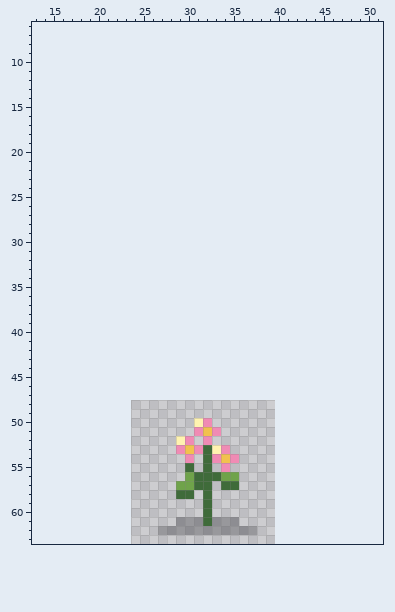
File history of a pixel-art file, game/pixel-plants/zi-wei.aseprite. The picture above was drawn from the file before the commit.
16x16 pixels, 1 frame. Shown: x 13..51, y 6..63. The old version is drawn lined up with the new one, on the new canvas.
Now the later version:
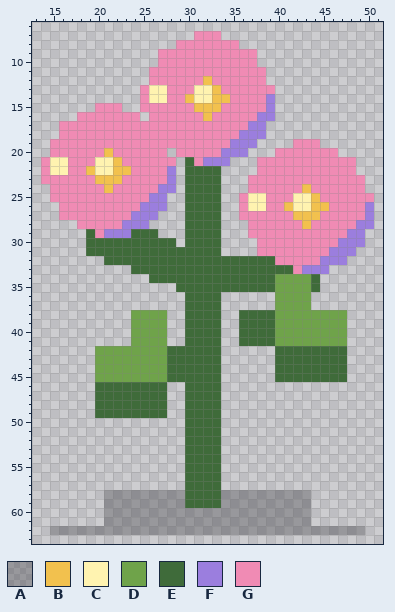
Palette (. is transparent): A #1a1a204c  B #f2c14e  C #fff3b0  D #6fa34a  E #3f6b3a  F #9b7ede  G #f08bb4
Edits made:
canvas 16x16 -> 64x64, the old top-left corner now at 24,48
@@ x 13..51 @@
  6 .......................................
- 7 .......................................
- 8 .......................................
- 9 .......................................
-10 .......................................
-11 .......................................
-12 .......................................
-13 .......................................
-14 .......................................
-15 .......................................
-16 .......................................
-17 .......................................
-18 .......................................
-19 .......................................
-20 .......................................
-21 .......................................
-22 .......................................
-23 .......................................
-24 .......................................
-25 .......................................
-26 .......................................
-27 .......................................
-28 .......................................
-29 .......................................
-30 .......................................
-31 .......................................
-32 .......................................
-33 .......................................
-34 .......................................
-35 .......................................
-36 .......................................
-37 .......................................
-38 .......................................
-39 .......................................
-40 .......................................
-41 .......................................
-42 .......................................
-43 .......................................
-44 .......................................
-45 .......................................
-46 .......................................
-47 .......................................
-48 .......................................
-49 .......................................
-50 ..................CG...................
-51 ..................GBG..................
-52 ................CG.G...................
-53 ................GBGECG.................
-54 .................G.EGBG................
-55 .................E.E.G.................
-56 .................DEEEDD................
-57 ................DDEE.EE................
-58 ................EE.E...................
-59 ...................E...................
-60 ...................E...................
-61 ................AAAEAAA................
-62 ..............AAAAAAAAAAA..............
+ 7 ..................GGG..................
+ 8 ................GGGGGGG................
+ 9 ..............GGGGGGGGGGG..............
+10 ..............GGGGGGGGGGG..............
+11 .............GGGGGGGGGGGGG.............
+12 .............GGGGGGBGGGGGG.............
+13 ............GCCGGGCCBGGGGGG............
+14 ............GCCGGBCCBBGGGGF............
+15 .......GGG..GGGGGGBBBGGGGGF............
+16 .....GGGGGGG.GGGGGGBGGGGGFF............
+17 ...GGGGGGGGGGGGGGGGGGGGGFF.............
+18 ...GGGGGGGGGGGGGGGGGGGGFFF.............
+19 ..GGGGGGGGGGGGGGGGGGGGFFF....GGG.......
+20 ..GGGGGGBGGGGGG.GGGGGFFF...GGGGGGG.....
+21 .GCCGGGCCBGGGGGG.EGFFF...GGGGGGGGGGG...
+22 .GCCGGBCCBBGGGGF.EEEE....GGGGGGGGGGG...
+23 .GGGGGGBBBGGGGGF.EEEE...GGGGGGGGGGGGG..
+24 ..GGGGGGBGGGGGFF.EEEE...GGGGGGBGGGGGG..
+25 ..GGGGGGGGGGGFF..EEEE..GCCGGGCCBGGGGGG.
+26 ...GGGGGGGGGFFF..EEEE..GCCGGBCCBBGGGGF.
+27 ...GGGGGGGGFFF...EEEE..GGGGGGBBBGGGGGF.
+28 .....GGGGGFFF....EEEE...GGGGGGBGGGGGFF.
+29 ......EGFFFEEE...EEEE...GGGGGGGGGGGFF..
+30 ......EEEEEEEEEE.EEEE....GGGGGGGGGFFF..
+31 ......EEEEEEEEEEEEEEE....GGGGGGGGFFF...
+32 ........EEEEEEEEEEEEEEEEEEEGGGGGFFF....
+33 ...........EEEEEEEEEEEEEEEEEEGFFF......
+34 .............EEEEEEEEEEEEEEDDDDE.......
+35 ................EEEEEEEEEEEDDDDE.......
+36 .................EEEE......DDDD........
+37 .................EEEE......DDDD........
+38 ...........DDDD..EEEE..EEEEDDDDDDDD....
+39 ...........DDDD..EEEE..EEEEDDDDDDDD....
+40 ...........DDDD..EEEE..EEEEDDDDDDDD....
+41 ...........DDDD..EEEE..EEEEDDDDDDDD....
+42 .......DDDDDDDDEEEEEE......EEEEEEEE....
+43 .......DDDDDDDDEEEEEE......EEEEEEEE....
+44 .......DDDDDDDDEEEEEE......EEEEEEEE....
+45 .......DDDDDDDDEEEEEE......EEEEEEEE....
+46 .......EEEEEEEE..EEEE..................
+47 .......EEEEEEEE..EEEE..................
+48 .......EEEEEEEE..EEEE..................
+49 .......EEEEEEEE..EEEE..................
+50 .................EEEE..................
+51 .................EEEE..................
+52 .................EEEE..................
+53 .................EEEE..................
+54 .................EEEE..................
+55 .................EEEE..................
+56 .................EEEE..................
+57 .................EEEE..................
+58 ........AAAAAAAAAEEEEAAAAAAAAAA........
+59 ........AAAAAAAAAEEEEAAAAAAAAAA........
+60 ........AAAAAAAAAAAAAAAAAAAAAAA........
+61 ........AAAAAAAAAAAAAAAAAAAAAAA........
+62 ..AAAAAAAAAAAAAAAAAAAAAAAAAAAAAAAAAAA..
 63 .......................................
